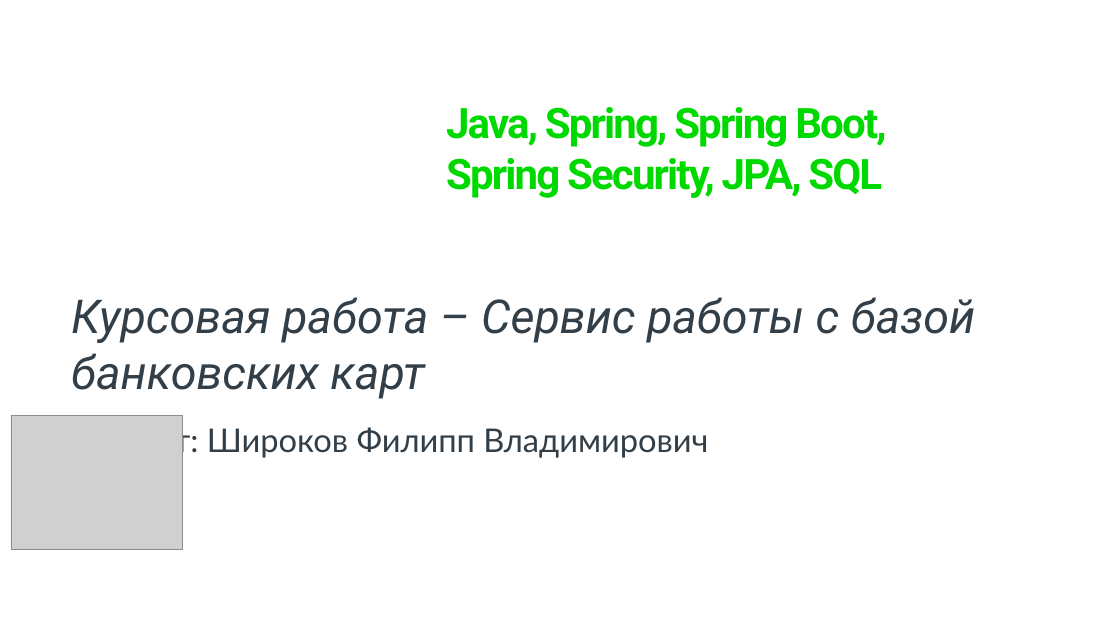
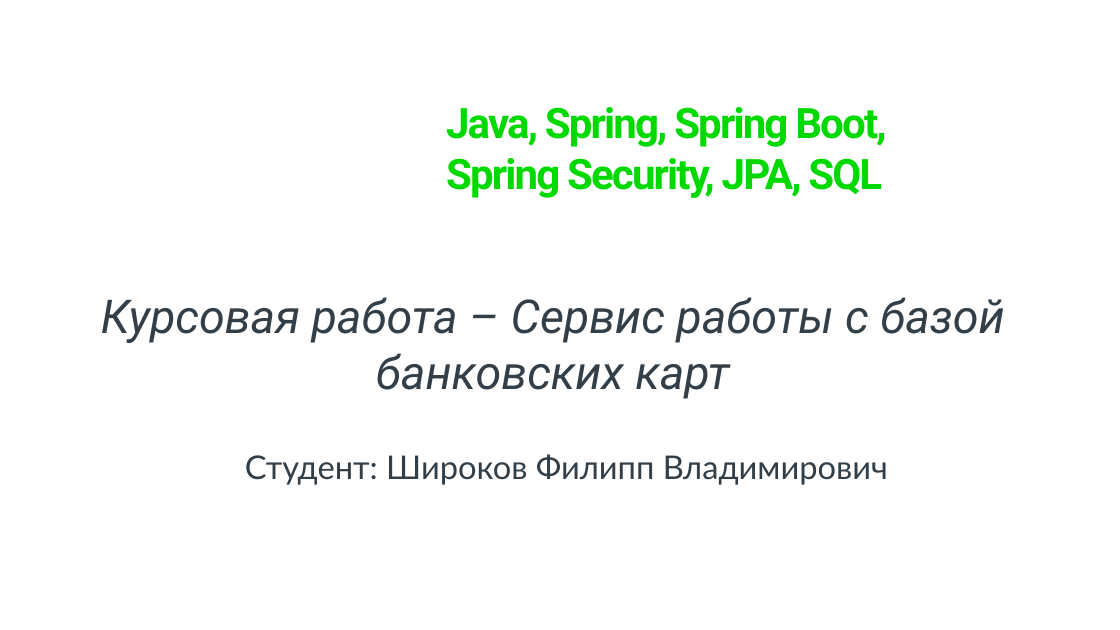
Before and after one commit to Filipp931/SberCoursework, a slide deck: slide 1 of Презентация проекта (1).pptx. Drawn at 1120x630 pixels with LibreOffice and Linux fonts; fonts in the diff are those of the drawing; grey boxes stand for pictures; background and template pictures are left out. Boxes give left, top, right and bottom in pixels: in the first picture for what was removed or moved away, otherwise in the second. Text is boxed around its words. In the diff, an @@ line names an element or a change of style, - is before the commit and + after.

```diff
--- a/Презентация проекта (1).pptx
+++ b/Презентация проекта (1).pptx
@@ text "Курсовая работа – Сервис работы ..." at (x1=101, y1=297, x2=1004, y2=399): alignment left to centre @@
@@ picture removed at (x1=11, y1=415, x2=182, y2=549) @@
@@ text "Студент: Широков Филипп Владимирович" at (x1=245, y1=454, x2=888, y2=485): alignment left to centre @@
@@ text "Студент: Широков Филипп Владимирович" moved from (x1=65, y1=423, x2=708, y2=458) to (x1=245, y1=454, x2=888, y2=485) @@
```
Also in this commit, not shown: 2 other slides changed.
